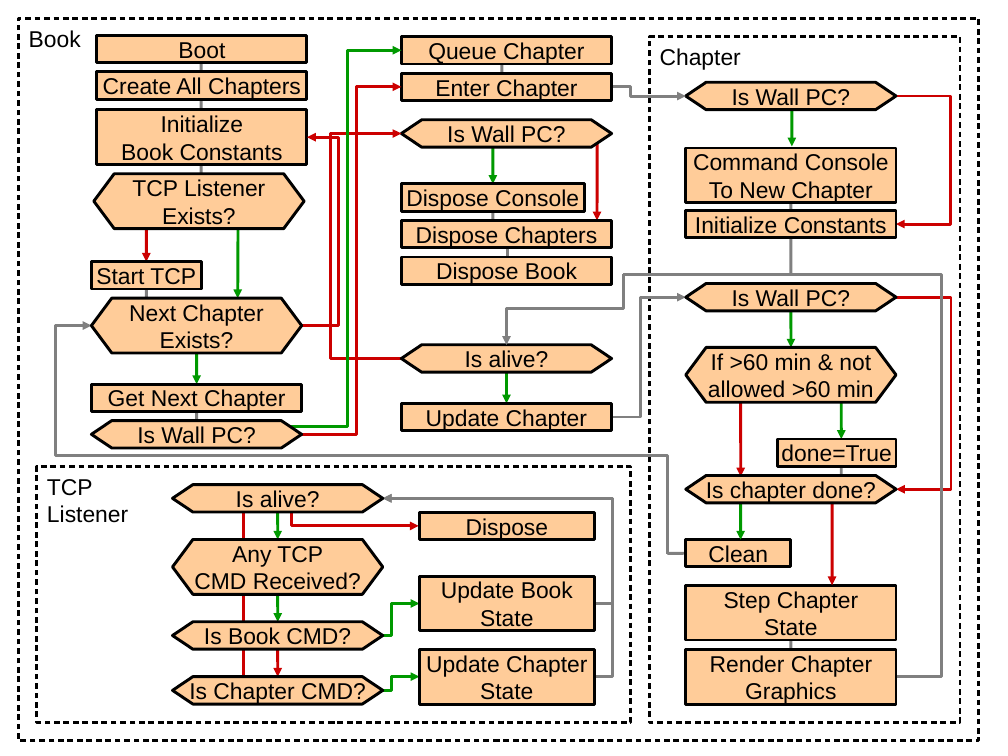
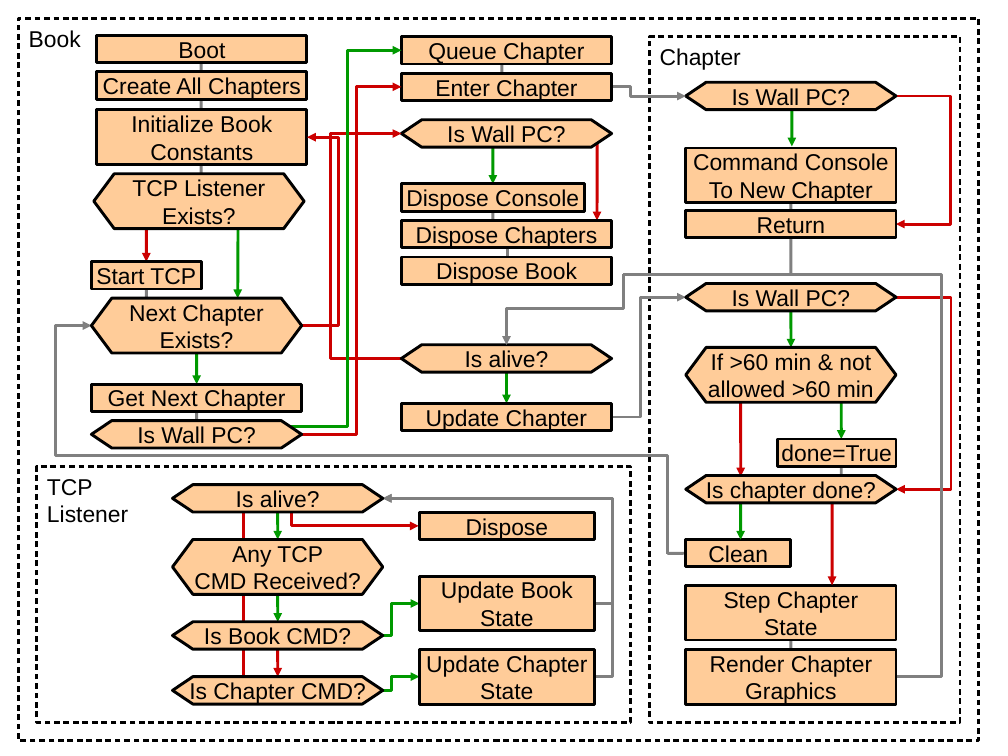
Before and after one commit to scottalmond/EscapeRoom, a slide deck: slide 3 of resources/pinout.odp. Drawn at 1008x756 pixels with LibreOffice and Linux fonts; fonts in the diff are those of the drawing. Boxes give left, top, right and bottom in pixels: in the first picture for what was removed or moved away, otherwise in the second. Text is boxed around its words. In the diff, an @@ line names an element or a change of style, - is before the commit and + after.

```diff
--- a/resources/pinout.odp
+++ b/resources/pinout.odp
@@ text in rectangle at bbox=[131, 115, 272, 165]: spaces changed @@
-Initialize
-Book Constants
+Initialize Book
+Constants
@@ text in rectangle at bbox=[757, 217, 826, 238]: text changed @@
-Initialize Constants
+Return
```
Also in this commit, not shown: 5 other files.
